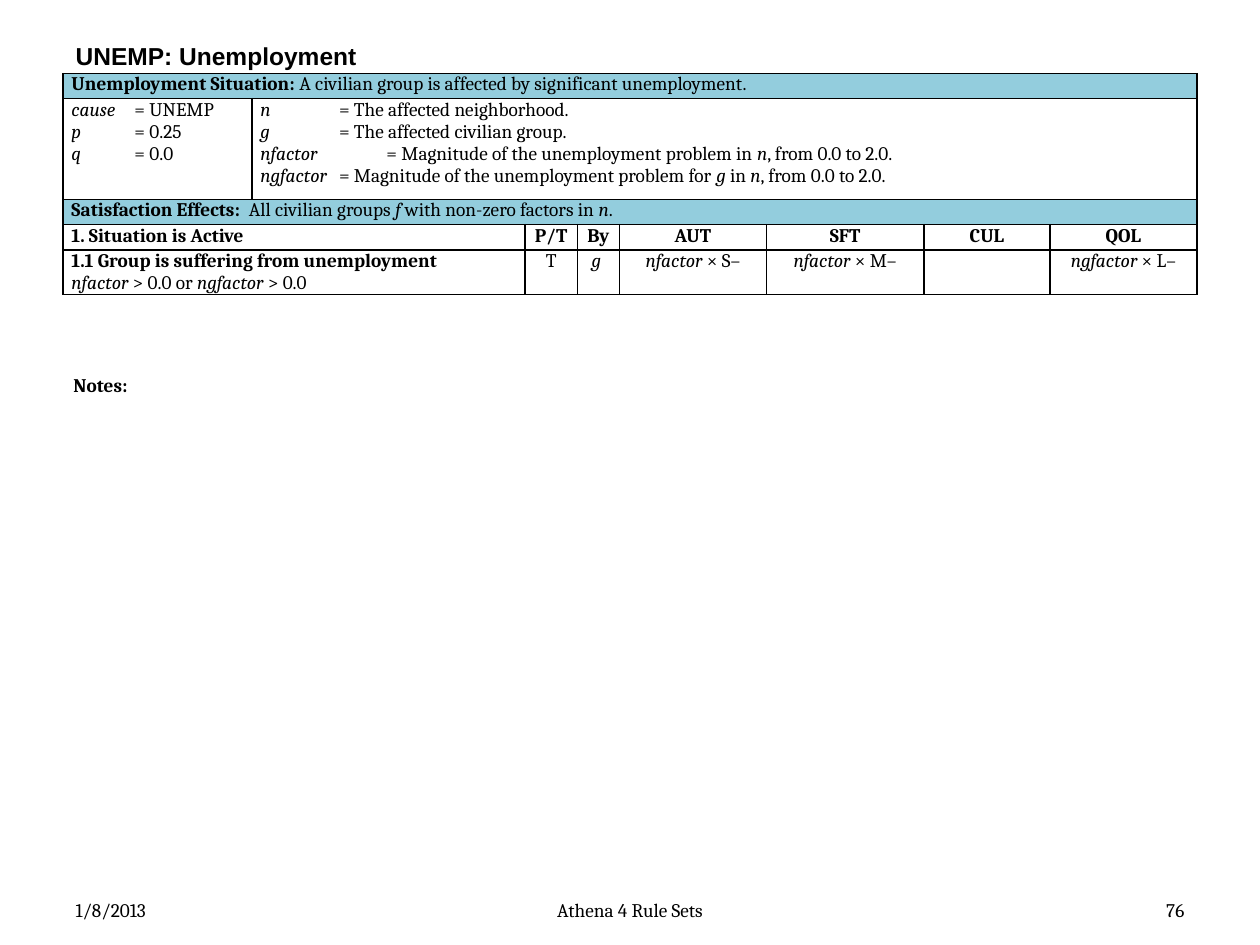
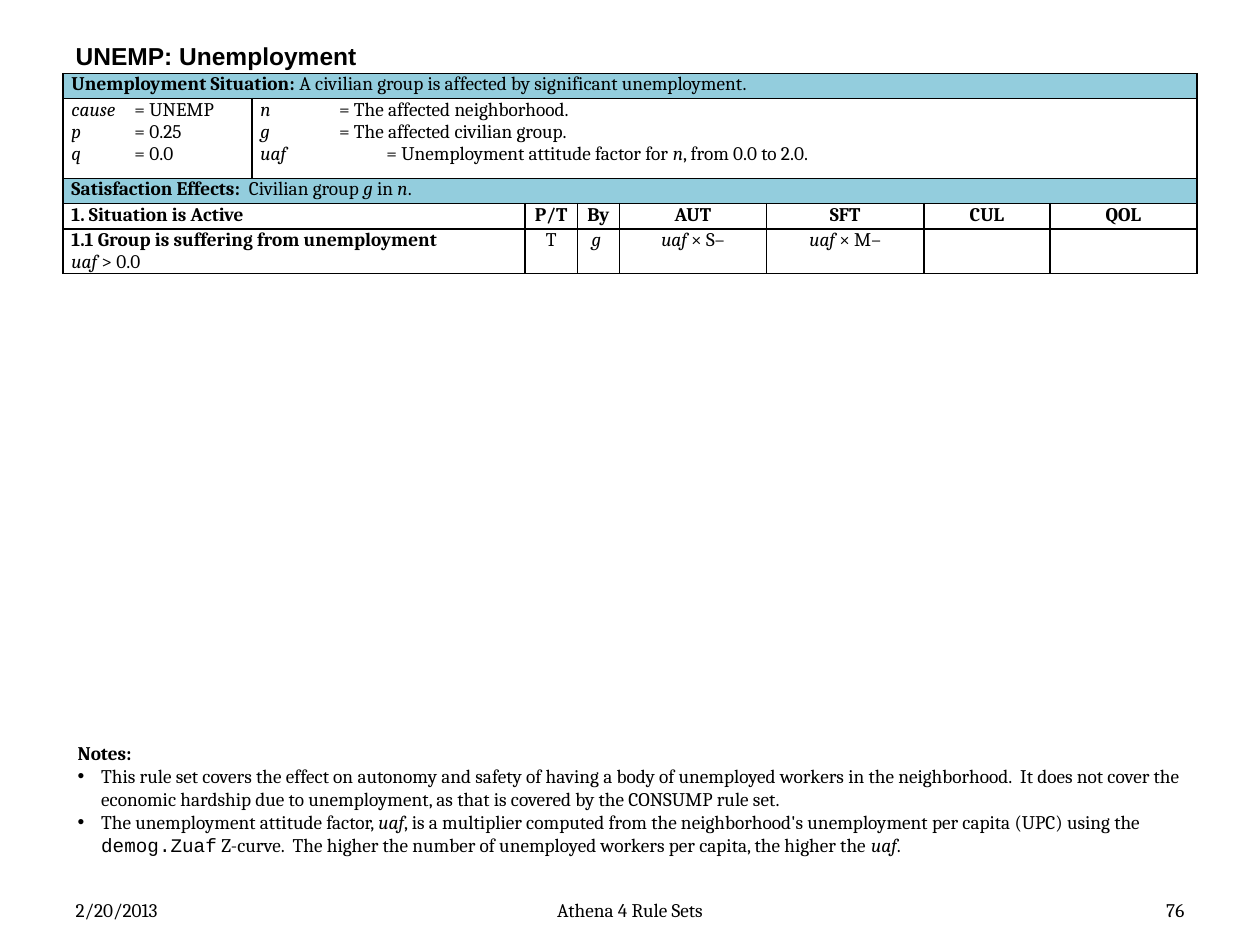
Before and after one commit to AthenaModel/athena-legacy, a slide deck: slide 76 of docs/dev/rules.pptx. Drawn at 1260x945 pixels with LibreOffice and Linux fonts; fonts in the diff are those of the drawing. Boxes give left, top, right and bottom in pixels: in the first picture for what was removed or moved away, otherwise in the second. Text is boxed around its words. In the diff, an @@ line names an element or a change of style, - is before the commit and + after.

Commit message:
Fixed Bug #{3889}
* Added the CONSUMP rule set to the rules document, and simplified the
  UNEMP rule set in the rules document.
* Updated [demog econstat] to compute employment, actual and expected
  levels of consumption, and the poverty fraction.
* Updated the Econ/Groups browser to display the ELOC, ALOC, RLOC, and
  poverty fraction; and removed the UPC and UAF because we won't be using
  them.
* Updated the description of the Econ/Groups browser in the on-line help.
* Added two new groups to the Elitia scenario: a subsistence agriculture
  group and an empty group, so as to test these special cases as a regular
  thing.

```diff
--- a/docs/dev/rules.pptx
+++ b/docs/dev/rules.pptx
@@ table at (63,73,1198,277) @@
-row 2, column 2: n = The affected neighborhood. / g = The affected civilian group. / nfactor = Magnitude of the unemployment problem in n, from 0.0 to 2.0. / ngfactor = Magnitude of the unemployment problem for g in n, from 0.0 to 2.0.
+row 2, column 2: n = The affected neighborhood. / g = The affected civilian group. / uaf = Unemployment attitude factor for n, from 0.0 to 2.0.
-row 3, column 1: Satisfaction Effects: All civilian groups f with non-zero factors in n.
+row 3, column 1: Satisfaction Effects: Civilian group g in n.
-row 5: 1.1 Group is suffering from unemployment / nfactor > 0.0 or ngfactor > 0.0 |  | T | g | nfactor × S– | nfactor × M– |  | ngfactor × L–
+row 5: 1.1 Group is suffering from unemployment / uaf > 0.0 |  | T | g | uaf × S– | uaf × M– |  | 
@@ text removed at (73,379,127,392) @@
-Notes:
@@ text added at (78,747,1179,857), 11 pt, text #000000 @@
+Notes:
+• This rule set covers the effect on autonomy and safety of having a body of unemployed workers in the neighborhood. It does not cover the economic hardship due to unemployment, as that is covered by the CONSUMP rule set.
+• The unemployment attitude factor, uaf, is a multiplier computed from the neighborhood's unemployment per capita (UPC) using the demog.Zuaf Z-curve. The higher the number of unemployed workers per capita, the higher the uaf.
@@ text at (76,903,158,920): text changed @@
-1/8/2013
+2/20/2013
```
Also in this commit, not shown: 80 other slides changed, 10 other files.
